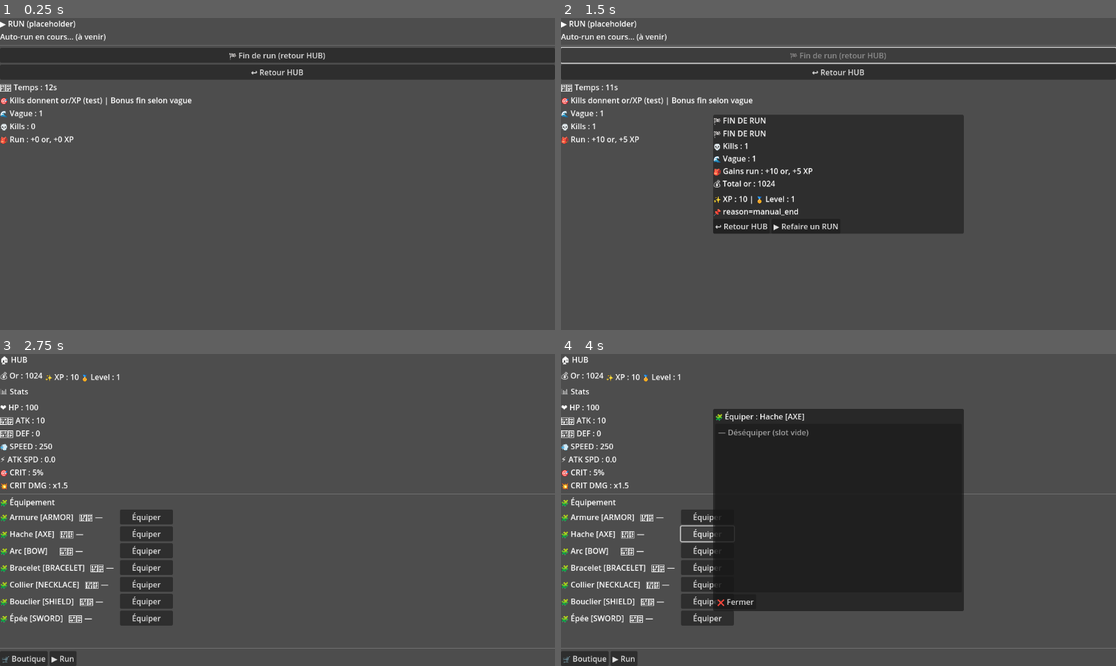
Above: before the commit, frames 1-4 (two rows, left to right).
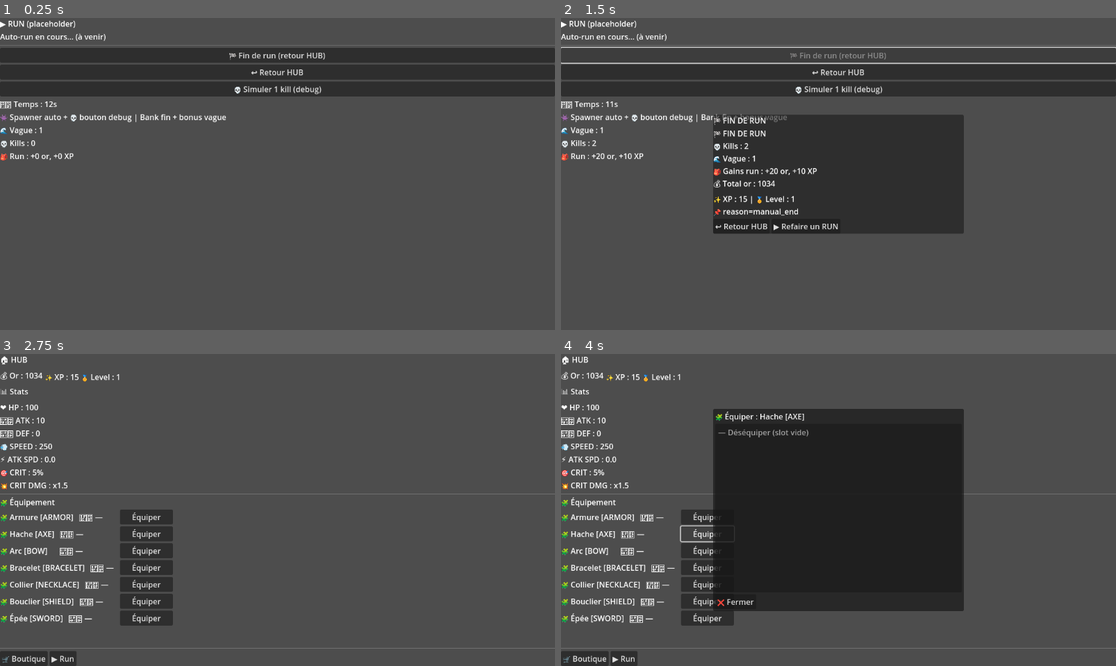
Above: after the commit, the same moments.

Repository: BastienGodotIA/ascension-v-2
Game: Godot game, scene res://scenes/run.tscn
Same seed, same stepped clock (60 frames per second), same inputs: the game is played once before the commit and once after it. This scene is started directly instead of the project's main scene.
Inputs (mouse positions are in pixels of both pictures, inside the frame that each line leads up to):
- Up to frame 1 (0.25 s): no input
- Up to frame 2 (1.5 s): click (838, 89) at 0.5 s, where only the run after the commit has a clickable "💀 Simuler 1 kill (debug)"; click "🏁 Fin de run (retour HUB)" at 1.25 s
- Up to frame 3 (2.75 s): click "↩️ Retour HUB" at 2 s
- Up to frame 4 (4 s): click "Équiper" at 2.75 s; click "Équiper" at 3.5 s

The runs differ from the first frame. In frame 1, 5.9% of the frame differs, in the area x 0-100%, y 20-46%; in frame 2, 5.9%, in the area x 0-100%, y 20-60%; in frame 3, less than 0.1%; in frame 4, less than 0.1%.

Commit message:
RUN: v1.6 enemy spawner signal + manual kill button
fix EnemySpawner node + SpawnTimer (auto kills OK)

Diff:
--- a/scenes/main.tscn
+++ b/scenes/main.tscn
@@ -1,6 +1,6 @@
 [gd_scene load_steps=2 format=3 uid="uid://cqnnj13w4e43j"]
 
-[ext_resource type="Script" uid="uid://bv2mio236kuuq" path="res://scenes/main.gd" id="1_o5qli"]
+[ext_resource type="Script" uid="uid://bv2mio236kuuq" path="res://scripts/main/main.gd" id="1_o5qli"]
 
 [node name="Main" type="Node"]
 script = ExtResource("1_o5qli")
--- a/scenes/run.tscn
+++ b/scenes/run.tscn
@@ -1,6 +1,7 @@
-[gd_scene load_steps=2 format=3 uid="uid://sut24m8rpeop"]
+[gd_scene load_steps=3 format=3 uid="uid://sut24m8rpeop"]
 
 [ext_resource type="Script" uid="uid://dqvm0v0wogjvo" path="res://scripts/ui/run.gd" id="1_2d5n6"]
+[ext_resource type="Script" uid="uid://blmk2iqr5lvpc" path="res://scripts/run/enemy_spawner.gd" id="2_6elw1"]
 
 [node name="Run" type="Control"]
 layout_mode = 3
@@ -40,6 +41,10 @@
 [node name="ButtonBackHub" type="Button" parent="Margin/VBox"]
 layout_mode = 2
 text = "↩️ Retour HUB"
+
+[node name="ButtonSimKill" type="Button" parent="Margin/VBox"]
+layout_mode = 2
+text = "💀 Simuler 1 kill (debug)"
 
 [node name="LabelTimer" type="Label" parent="Margin/VBox"]
 layout_mode = 2
@@ -104,4 +109,7 @@
 layout_mode = 2
 text = "▶️ Refaire un RUN"
 
-[node name="KillTimer" type="Timer" parent="."]
+[node name="EnemySpawner" type="Node" parent="."]
+script = ExtResource("2_6elw1")
+
+[node name="SpawnTimer" type="Timer" parent="EnemySpawner"]
--- /dev/null
+++ b/scripts/run/enemy_spawner.gd
@@ -0,0 +1,79 @@
+extends Node
+class_name EnemySpawner
+
+const Log = preload("res://scripts/core/log.gd")
+
+# Signal standard : "un ennemi est mort" (même si c'est simulé)
+# base_gold/base_xp = récompense "brute" de l'ennemi
+# source = d'où vient l'évènement (spawner_auto / manual_btn / etc.)
+# enemy_id = identifiant debug pour suivre un ennemi
+signal enemy_killed(base_gold: int, base_xp: int, source: String, enemy_id: String)
+
+@export var spawn_every_sec: float = 1.0
+@export var base_gold: int = 8
+@export var base_xp: int = 4
+
+@onready var spawn_timer: Timer = get_node_or_null("SpawnTimer") as Timer
+
+var _spawn_count: int = 0
+
+func _ready() -> void:
+	Log.i("COMBAT", "EnemySpawner ready 👾")
+
+	if spawn_timer == null:
+		Log.e("COMBAT", "SpawnTimer manquant ❌", {"path": "EnemySpawner/SpawnTimer"})
+		return
+
+	# Setup timer
+	spawn_timer.wait_time = spawn_every_sec
+	spawn_timer.one_shot = false
+	spawn_timer.autostart = false
+
+	if not spawn_timer.timeout.is_connected(_on_spawn_timer_timeout):
+		spawn_timer.timeout.connect(_on_spawn_timer_timeout)
+
+	Log.ok("COMBAT", "SpawnTimer prêt ✅", {
+		"wait": spawn_timer.wait_time,
+		"one_shot": spawn_timer.one_shot,
+		"base_gold": base_gold,
+		"base_xp": base_xp
+	})
+
+func reset() -> void:
+	_spawn_count = 0
+	Log.d("COMBAT", "Spawner reset 🔄", {"spawn_count": _spawn_count})
+
+func start() -> void:
+	if spawn_timer == null:
+		Log.e("COMBAT", "Spawner start failed ❌ (no timer)")
+		return
+
+	spawn_timer.wait_time = spawn_every_sec
+	spawn_timer.start()
+	Log.i("COMBAT", "Spawner START ▶️", {"every_sec": spawn_timer.wait_time})
+
+func stop() -> void:
+	if spawn_timer == null:
+		return
+	spawn_timer.stop()
+	Log.i("COMBAT", "Spawner STOP ⏹️")
+
+func simulate_manual_kill() -> void:
+	_emit_kill("manual_btn")
+
+func _on_spawn_timer_timeout() -> void:
+	_emit_kill("spawner_auto")
+
+func _emit_kill(source: String) -> void:
+	_spawn_count += 1
+	var enemy_id: String = "E" + str(_spawn_count).pad_zeros(3)
+
+	# Log spawner (base reward)
+	Log.d("COMBAT", "Spawn event 👾", {
+		"enemy_id": enemy_id,
+		"source": source,
+		"base_gold": base_gold,
+		"base_xp": base_xp
+	})
+
+	emit_signal("enemy_killed", base_gold, base_xp, source, enemy_id)
--- a/scripts/ui/run.gd
+++ b/scripts/ui/run.gd
@@ -10,12 +10,15 @@
 @onready var lbl_kills: Label = get_node_or_null("Margin/VBox/LabelKills") as Label
 @onready var lbl_run_earnings: Label = get_node_or_null("Margin/VBox/LabelRunEarnings") as Label
 
+@onready var btn_sim_kill: Button = get_node_or_null("Margin/VBox/ButtonSimKill") as Button
 @onready var btn_end_run: Button = get_node_or_null("Margin/VBox/ButtonEndRun") as Button
 @onready var btn_back_hub: Button = get_node_or_null("Margin/VBox/ButtonBackHub") as Button
 
-# --- Timers
+# --- Timer run
 @onready var run_timer: Timer = get_node_or_null("RunTimer") as Timer
-@onready var kill_timer: Timer = get_node_or_null("KillTimer") as Timer
+
+# --- Spawner (placeholder futur)
+@onready var spawner: EnemySpawner = get_node_or_null("EnemySpawner") as EnemySpawner
 
 # --- End screen
 @onready var end_panel: PanelContainer = get_node_or_null("EndPanel") as PanelContainer
@@ -27,16 +30,9 @@
 # CONFIG RUN (placeholder)
 # =========================================================
 var run_duration_sec: int = 12
-
-# Kill simulation (anti-spam OK : 1 kill/sec = ~12 logs)
-var kill_every_sec: float = 1.0
 var kills_per_wave: int = 5
 
-# Récompenses (base) -> ensuite multipliées par stats (gold/xp gain mult)
-var base_kill_gold: int = 8
-var base_kill_xp: int = 4
-
-# Bonus de fin (coffre) dépendant de la vague atteinte
+# Bonus fin (coffre) dépendant de la vague atteinte
 var end_bonus_gold_per_wave: int = 15
 var end_bonus_xp_per_wave: int = 5
 
@@ -47,20 +43,20 @@
 var wave_level: int = 1
 var kills: int = 0
 
-# Gains "en run" (non bank tant que pas fin)
+# Gains "en run"
 var run_gold_earned: int = 0
 var run_xp_earned: int = 0
 
-# Snapshot départ (utile debug)
+# Snapshot départ (debug)
 var start_gold: int = 0
 var start_xp: int = 0
 var start_level: int = 1
 
 var _ended: bool = false
-var _rewards_applied: bool = false
+var _bank_applied: bool = false
 
 func _ready() -> void:
-	Log.i("RUN", "Run ready ▶️ (v1.5 kills+waves+bank)")
+	Log.i("RUN", "Run ready ▶️ (v1.6 spawner+manual kill event)")
 
 	Log.d("RUN", "Nodes check", {
 		"lbl_timer": lbl_timer != null,
@@ -68,10 +64,11 @@
 		"lbl_wave": lbl_wave != null,
 		"lbl_kills": lbl_kills != null,
 		"lbl_run_earnings": lbl_run_earnings != null,
+		"btn_sim_kill": btn_sim_kill != null,
 		"btn_end": btn_end_run != null,
 		"btn_back": btn_back_hub != null,
 		"run_timer": run_timer != null,
-		"kill_timer": kill_timer != null,
+		"spawner": spawner != null,
 		"end_panel": end_panel != null,
 		"end_summary": end_summary != null,
 		"end_back": btn_back_hub_end != null,
@@ -80,7 +77,7 @@
 
 	_connect_buttons()
 	_setup_run_timer()
-	_setup_kill_timer()
+	_setup_spawner()
 
 	if end_panel != null:
 		end_panel.visible = false
@@ -92,7 +89,13 @@
 # CONNECT / SETUP
 # ---------------------------------------------------------
 func _connect_buttons() -> void:
-	# Boutons RUN
+	if btn_sim_kill == null:
+		Log.w("RUN", "ButtonSimKill absent ⚠️ (debug manual kill)")
+	else:
+		if not btn_sim_kill.pressed.is_connected(_on_sim_kill_pressed):
+			btn_sim_kill.pressed.connect(_on_sim_kill_pressed)
+		Log.ok("RUN", "ButtonSimKill connecté ✅", {"text": btn_sim_kill.text})
+
 	if btn_end_run == null:
 		Log.e("RUN", "Node manquant ❌", {"path": "Margin/VBox/ButtonEndRun"})
 	else:
@@ -107,20 +110,20 @@
 			btn_back_hub.pressed.connect(_on_back_hub_pressed)
 		Log.ok("RUN", "ButtonBackHub connecté ✅", {"text": btn_back_hub.text})
 
-	# Boutons EndPanel
-	if btn_back_hub_end == null:
-		Log.w("RUN", "ButtonBackHubEnd absent (end screen) ⚠️")
-	else:
+	# EndPanel buttons
+	if btn_back_hub_end != null:
 		if not btn_back_hub_end.pressed.is_connected(_on_endpanel_back_pressed):
 			btn_back_hub_end.pressed.connect(_on_endpanel_back_pressed)
 		Log.ok("RUN", "ButtonBackHubEnd connecté ✅")
-
-	if btn_restart_run == null:
-		Log.w("RUN", "ButtonRestartRun absent (end screen) ⚠️")
-	else:
+	else:
+		Log.w("RUN", "ButtonBackHubEnd absent ⚠️")
+
+	if btn_restart_run != null:
 		if not btn_restart_run.pressed.is_connected(_on_restart_pressed):
 			btn_restart_run.pressed.connect(_on_restart_pressed)
 		Log.ok("RUN", "ButtonRestartRun connecté ✅")
+	else:
+		Log.w("RUN", "ButtonRestartRun absent ⚠️")
 
 func _setup_run_timer() -> void:
 	if run_timer == null:
@@ -136,26 +139,27 @@
 
 	Log.ok("RUN", "RunTimer prêt ✅", {"wait": run_timer.wait_time, "one_shot": run_timer.one_shot})
 
-func _setup_kill_timer() -> void:
-	if kill_timer == null:
-		Log.e("RUN", "KillTimer manquant ❌", {"expected": "KillTimer (Timer)"})
-		return
-
-	kill_timer.wait_time = kill_every_sec
-	kill_timer.one_shot = false
-	kill_timer.autostart = false
-
-	if not kill_timer.timeout.is_connected(_on_kill_tick):
-		kill_timer.timeout.connect(_on_kill_tick)
-
-	Log.ok("RUN", "KillTimer prêt ✅", {"wait": kill_timer.wait_time, "one_shot": kill_timer.one_shot})
+func _setup_spawner() -> void:
+	if spawner == null:
+		Log.e("COMBAT", "EnemySpawner manquant ❌", {"expected": "Run/EnemySpawner"})
+		return
+
+	# Connexion signal "enemy_killed"
+	if not spawner.enemy_killed.is_connected(_on_enemy_killed):
+		spawner.enemy_killed.connect(_on_enemy_killed)
+
+	Log.ok("COMBAT", "Spawner connecté ✅", {
+		"spawn_every_sec": spawner.spawn_every_sec,
+		"base_gold": spawner.base_gold,
+		"base_xp": spawner.base_xp
+	})
 
 # ---------------------------------------------------------
 # RUN FLOW
 # ---------------------------------------------------------
 func _start_run() -> void:
 	_ended = false
-	_rewards_applied = false
+	_bank_applied = false
 
 	time_left = run_duration_sec
 	wave_level = 1
@@ -177,21 +181,22 @@
 
 	Log.i("RUN", "RUN START 🚀", {
 		"duration_sec": run_duration_sec,
-		"kill_every_sec": kill_every_sec,
 		"kills_per_wave": kills_per_wave,
 		"start_gold": start_gold,
 		"start_xp": start_xp,
 		"start_level": start_level
 	})
 
-	# Démarre timers
+	# Start run timer
 	if run_timer != null:
 		run_timer.start()
 		Log.ok("RUN", "RunTimer started ⏱️", {"time_left": time_left})
 
-	if kill_timer != null:
-		kill_timer.start()
-		Log.ok("RUN", "KillTimer started 💀", {"wait": kill_timer.wait_time})
+	# Start spawner auto
+	if spawner != null:
+		spawner.reset()
+		spawner.start()
+		Log.ok("COMBAT", "Spawner START ✅")
 
 func _on_run_tick() -> void:
 	if _ended:
@@ -200,54 +205,56 @@
 	time_left -= 1
 	_refresh_timer_only()
 
-	# Log par tick = OK (durée courte)
 	Log.d("RUN", "Tick ⏱️", {"time_left": time_left, "wave": wave_level, "kills": kills})
 
 	if time_left <= 0:
 		Log.i("RUN", "RUN END (timer) 🏁")
 		_end_run("timer_end")
 
-func _on_kill_tick() -> void:
+# ---------------------------------------------------------
+# ENEMY KILL EVENT (coeur v1.6)
+# ---------------------------------------------------------
+func _on_enemy_killed(base_gold: int, base_xp: int, source: String, enemy_id: String) -> void:
 	if _ended:
-		return
-
-	_register_kill("sim_timer")
-
-func _register_kill(source: String) -> void:
-	# ++ kills
+		Log.w("COMBAT", "Kill reçu après fin (ignore) ⚠️", {"enemy_id": enemy_id, "src": source})
+		return
+
+	# 1) kill counter
 	kills += 1
 
-	# Gestion wave : +1 toutes les N kills
+	# 2) wave progression
 	var old_wave: int = wave_level
 	if kills_per_wave > 0 and (kills % kills_per_wave) == 0:
 		wave_level += 1
 
-	# Multiplicateurs via stats runtime (base + équipement)
-	# On considère que STAT_*_MULT est un bonus additif : 0.0 => x1.0 ; 0.25 => x1.25
+	# 3) multipliers stats (bonus additif -> x1.0 + bonus)
 	var gold_mult_bonus: float = float(Game.get_stat("STAT_GOLD_GAIN_MULT_001"))
 	var xp_mult_bonus: float = float(Game.get_stat("STAT_XP_GAIN_MULT_001"))
 	var gold_mult: float = 1.0 + max(0.0, gold_mult_bonus)
 	var xp_mult: float = 1.0 + max(0.0, xp_mult_bonus)
 
-	# Rewards kill scalées par wave
-	var raw_gold: float = float(base_kill_gold + (wave_level * 2))
-	var raw_xp: float = float(base_kill_xp + wave_level)
-
-	var kill_gold: int = int(round(raw_gold * gold_mult))
-	var kill_xp: int = int(round(raw_xp * xp_mult))
-
-	run_gold_earned += max(0, kill_gold)
-	run_xp_earned += max(0, kill_xp)
+	# 4) scaling placeholder par wave (simple)
+	var raw_gold: float = float(base_gold + (wave_level * 2))
+	var raw_xp: float = float(base_xp + wave_level)
+
+	var final_gold: int = int(round(raw_gold * gold_mult))
+	var final_xp: int = int(round(raw_xp * xp_mult))
+
+	run_gold_earned += max(0, final_gold)
+	run_xp_earned += max(0, final_xp)
 
 	_refresh_progress_only()
 
-	# Logs MAX (mais durée courte, donc pas de spam)
-	Log.i("COMBAT", "Kill simulated 💀", {
+	# Logs max (INFO) : chaque kill important pour debug
+	Log.i("COMBAT", "Enemy killed 💥", {
+		"enemy_id": enemy_id,
 		"src": source,
 		"kills": kills,
 		"wave": wave_level,
-		"kill_gold": kill_gold,
-		"kill_xp": kill_xp,
+		"base_gold": base_gold,
+		"base_xp": base_xp,
+		"final_gold": final_gold,
+		"final_xp": final_xp,
 		"run_gold": run_gold_earned,
 		"run_xp": run_xp_earned,
 		"gold_mult": gold_mult,
@@ -257,6 +264,17 @@
 	if wave_level != old_wave:
 		Log.ok("COMBAT", "Wave UP 🌊", {"from": old_wave, "to": wave_level, "kills": kills})
 
+# ---------------------------------------------------------
+# BUTTONS
+# ---------------------------------------------------------
+func _on_sim_kill_pressed() -> void:
+	Log.i("COMBAT", "Manual kill requested 💀", {})
+	if spawner != null:
+		spawner.simulate_manual_kill()
+	else:
+		# fallback : si spawner absent
+		_on_enemy_killed(8, 4, "manual_fallback", "MANUAL")
+
 func _on_end_run_pressed() -> void:
 	if _ended:
 		Log.w("RUN", "EndRun press ignoré (déjà fini) ⚠️")
@@ -268,21 +286,23 @@
 	Log.w("RUN", "Retour HUB debug (sans bank) ↩️")
 	_go_hub("debug_back_no_bank")
 
+# ---------------------------------------------------------
+# END / BANK
+# ---------------------------------------------------------
 func _end_run(reason: String) -> void:
 	_ended = true
 
-	# stop timers
+	# stop timer + spawner
 	if run_timer != null:
 		run_timer.stop()
-	if kill_timer != null:
-		kill_timer.stop()
-	Log.ok("RUN", "Timers stopped ✅", {"reason": reason})
-
-	# Bank final (UNE SEULE FOIS)
-	if not _rewards_applied:
-		_rewards_applied = true
-
-		# Bonus fin basé sur wave atteinte
+	if spawner != null:
+		spawner.stop()
+
+	Log.ok("RUN", "Stopped ✅", {"reason": reason, "run_timer": run_timer != null, "spawner": spawner != null})
+
+	if not _bank_applied:
+		_bank_applied = true
+
 		var bonus_gold: int = max(0, wave_level * end_bonus_gold_per_wave)
 		var bonus_xp: int = max(0, wave_level * end_bonus_xp_per_wave)
 
@@ -295,7 +315,6 @@
 			"kills": kills
 		})
 
-		# On ajoute au permanent (HUB). Pas de perte = pas de risk/reward.
 		Game.add_gold(run_gold_earned + bonus_gold, "run_bank_" + reason)
 		Game.add_xp(run_xp_earned + bonus_xp, "run_bank_" + reason)
 
@@ -311,9 +330,6 @@
 
 	_show_end_screen(reason)
 
-# ---------------------------------------------------------
-# END SCREEN
-# ---------------------------------------------------------
 func _show_end_screen(reason: String) -> void:
 	if end_panel == null:
 		Log.w("RUN", "EndPanel absent -> retour HUB direct ⚠️", {"reason": reason})
@@ -359,7 +375,7 @@
 	_refresh_progress_only()
 
 	if lbl_rewards != null:
-		lbl_rewards.text = "🎯 Kills donnent or/XP (test) | Bonus fin selon vague"
+		lbl_rewards.text = "👾 Spawner auto + 💀 bouton debug | Bank fin + bonus vague"
 
 func _refresh_timer_only() -> void:
 	if lbl_timer != null:
@@ -368,9 +384,7 @@
 func _refresh_progress_only() -> void:
 	if lbl_wave != null:
 		lbl_wave.text = "🌊 Vague : " + str(wave_level)
-
 	if lbl_kills != null:
 		lbl_kills.text = "💀 Kills : " + str(kills)
-
 	if lbl_run_earnings != null:
 		lbl_run_earnings.text = "🎒 Run : +" + str(run_gold_earned) + " or, +" + str(run_xp_earned) + " XP"
Renamed: scenes/main.gd -> scripts/main/main.gd
Renamed: scenes/main.gd.uid -> scripts/main/main.gd.uid
Not shown, added: scripts/run/enemy_spawner.gd.uid
